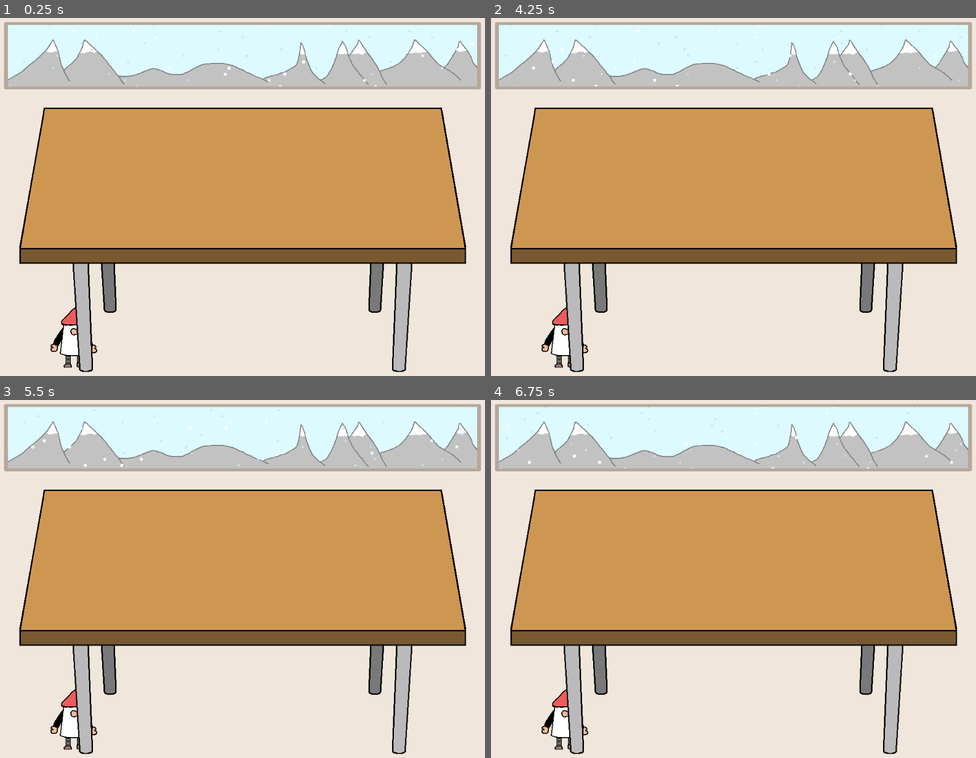
Above: before the commit, frames 1-4 (two rows, left to right).
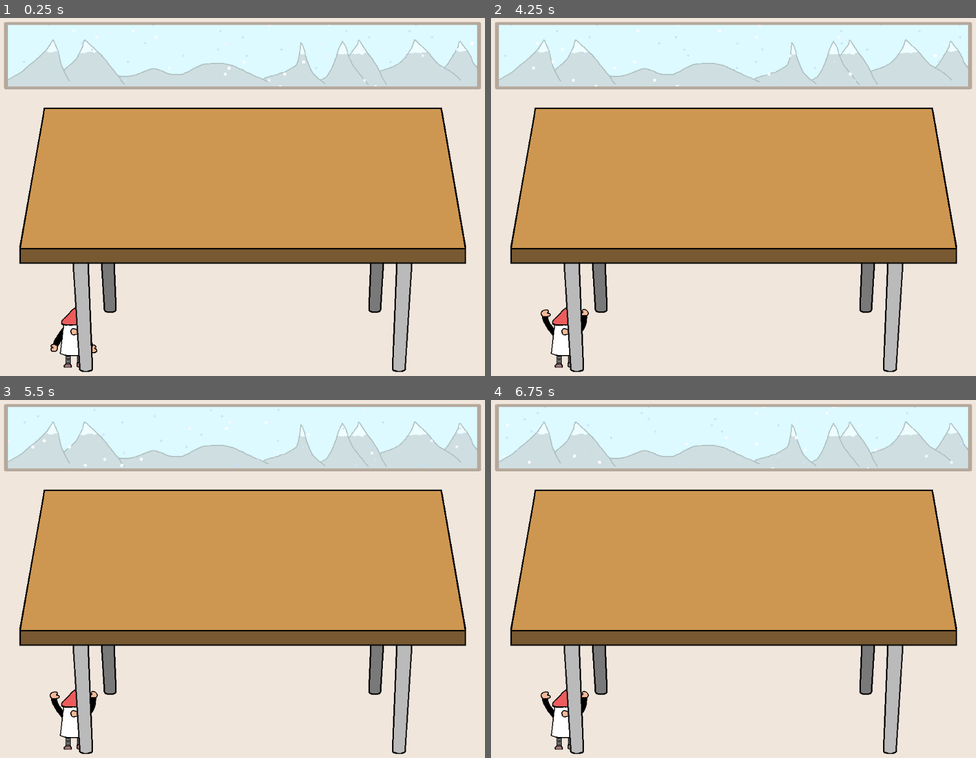
Above: after the commit, the same moments.

Repository: sterco-raro/cozy-winter-jam-2025
Game: Godot game, scene res://Scenes/main.tscn
The game is run twice, just before and just after one commit, with the same random seed, the same clock (stepped at 60 frames per second) and the same inputs.
Inputs (mouse positions are in pixels of both pictures, inside the frame that each line leads up to):
- Up to frame 1 (0.25 s): no input
- Up to frame 2 (4.25 s): tap Enter at 0.5 s; move the mouse to (840, 179) at 0.52 s; click (840, 179) at 0.67 s; move the mouse to (636, 214) at 1.27 s; click (636, 214) at 1.42 s; move the mouse to (782, 114) at 2.02 s; click (782, 114) at 2.17 s; move the mouse to (709, 272) at 2.77 s; click (709, 272) at 2.92 s; move the mouse to (879, 250) at 3.52 s; click (879, 250) at 3.67 s; tap R (reset) at 4.15 s
- Up to frame 3 (5.5 s): move the mouse to (97, 525) at 4.27 s; click (97, 525) at 4.42 s; move the mouse to (266, 579) at 5.02 s; click (266, 579) at 5.17 s
- Up to frame 4 (6.75 s): move the mouse to (660, 485) at 5.77 s; click (660, 485) at 5.92 s; move the mouse to (840, 561) at 6.52 s; click (840, 561) at 6.67 s

The runs differ from the first frame. In frame 1, 6.1% of the frame differs, in the area x 1-99%, y 6-20%; in frame 2, 6.3%, in the area x 1-99%, y 6-94%; in frame 3, 6.3%; in frame 4, 6.3%.

Commit message:
Day 2: add Interactable class, working towards a fully functional skeleton

Diff:
--- a/Autoloads/event_bus.gd
+++ b/Autoloads/event_bus.gd
@@ -1,6 +1,6 @@
 extends Node
 
 #region DATA SIGNALS
-# Task id, name and chilling value
-signal task_complete(id: int, name: String, value: int)
+signal task_start(id: int, title: String)
+signal task_end(id: int, title: String)
 #endregion
--- /dev/null
+++ b/Scenes/gnome.gd
@@ -0,0 +1,34 @@
+class_name MagicGnome extends Node2D
+
+#region ONREADY
+@onready
+var _sprite_idle: Sprite2D = $SpriteIdle
+@onready
+var _sprite_magic: Sprite2D = $SpriteMagic
+@onready
+var _timer: Timer  = $MagicTimer
+@onready
+var _sounds: AudioStreamPlayer = $MagicSFX
+#endregion
+
+signal magic_start()
+signal magic_end()
+
+func _ready() -> void:
+	magic_start.connect(_on_magic_start)
+
+func toggle_sprite() -> void:
+	_sprite_idle.visible = not _sprite_idle.visible
+	_sprite_magic.visible = not _sprite_magic.visible
+
+func _on_magic_start():
+	toggle_sprite()
+	# Do magic stuff
+	_timer.start()
+	_sounds.play()
+
+func _on_magic_timer_timeout() -> void:
+	toggle_sprite()
+	if _sounds.playing:
+		_sounds.stop()
+	magic_end.emit()
--- /dev/null
+++ b/Scenes/interactable.gd
@@ -0,0 +1,65 @@
+class_name Interactable extends Node2D
+
+# Identity
+@export
+var id: int
+@export
+var title: String
+
+# Status
+var _active: bool = false
+var _action_complete: bool = false
+
+#region ONREADY PROPS
+
+# Sprites
+@onready
+var _sprite_broken: Sprite2D = $SpriteBroken
+@onready
+var _sprite_fixed: Sprite2D = $SpriteFixed
+
+# VFX/SFX
+@onready
+var _sounds: AudioStreamPlayer = $TidyUpSFX
+@onready
+var _particles: GPUParticles2D = $DustClouds
+@onready
+var _timer: Timer = $Timer
+@onready
+var _progress: ProgressBar = $UI/ProgressBar
+#endregion
+
+func _ready() -> void:
+	_progress.min_value = 0
+	_progress.max_value = _timer.wait_time
+
+func _process(_delta: float) -> void:
+	if not _timer.paused:
+		_progress.value = _timer.wait_time - _timer.time_left
+
+func toggle_sprite() -> void:
+	_sprite_broken.visible = not _sprite_broken.visible
+	_sprite_fixed.visible = not _sprite_fixed.visible
+
+func _on_area_2d_input_event(_viewport: Node, event: InputEvent, _shape_idx: int) -> void:
+	if not _active and not _action_complete:
+		if event is InputEventMouseButton:
+			if event.button_index == MouseButton.MOUSE_BUTTON_LEFT:
+				_active = true
+				# Start task
+				_timer.start()
+				_sounds.play()
+				_particles.emitting = true
+				_progress.visible = true
+				EventBus.task_start.emit(id, title)
+
+func _on_timer_timeout() -> void:
+	# Task complete
+	_active = false
+	_action_complete = true
+	if _sounds.playing:
+		_sounds.stop()
+	_particles.emitting = false
+	_progress.visible = false
+	toggle_sprite()
+	EventBus.task_end.emit(id, title)
--- /dev/null
+++ b/Scenes/interactable.tscn
@@ -0,0 +1,104 @@
+[gd_scene load_steps=11 format=3 uid="uid://b28lmd6t4lx"]
+
+[ext_resource type="Script" path="res://Scenes/interactable.gd" id="1_f68tl"]
+[ext_resource type="AudioStream" uid="uid://dg2qcset0xm2m" path="res://Assets/Audio/wipe-and-scrub-95793.mp3" id="3_odrpe"]
+[ext_resource type="Texture2D" uid="uid://ctyqtpav0uid6" path="res://Assets/Graphics/dust-clouds.png" id="4_eyybv"]
+
+[sub_resource type="RectangleShape2D" id="RectangleShape2D_b7uwy"]
+size = Vector2(128, 128)
+
+[sub_resource type="CanvasItemMaterial" id="CanvasItemMaterial_g58pg"]
+particles_animation = true
+particles_anim_h_frames = 5
+particles_anim_v_frames = 1
+particles_anim_loop = false
+
+[sub_resource type="Gradient" id="Gradient_raicy"]
+offsets = PackedFloat32Array(0, 0.584906, 1)
+colors = PackedColorArray(1, 1, 1, 1, 1, 1, 1, 1, 1, 1, 1, 0)
+
+[sub_resource type="GradientTexture1D" id="GradientTexture1D_0xt63"]
+gradient = SubResource("Gradient_raicy")
+
+[sub_resource type="ParticleProcessMaterial" id="ParticleProcessMaterial_gxcam"]
+particle_flag_disable_z = true
+emission_shape = 3
+emission_box_extents = Vector3(50, 50, 1)
+angle_min = -90.0
+angle_max = 90.0
+direction = Vector3(1, 1, 0)
+spread = 120.0
+orbit_velocity_min = -0.5
+orbit_velocity_max = 0.5
+gravity = Vector3(0, 0, 0)
+color_ramp = SubResource("GradientTexture1D_0xt63")
+anim_speed_min = 1.0
+anim_speed_max = 1.0
+
+[sub_resource type="StyleBoxFlat" id="StyleBoxFlat_1jrpn"]
+bg_color = Color(0.6, 0.6, 0.6, 0)
+border_width_left = 1
+border_width_top = 1
+border_width_right = 1
+border_width_bottom = 1
+border_color = Color(0, 0, 0, 1)
+border_blend = true
+corner_radius_top_left = 8
+corner_radius_top_right = 8
+corner_radius_bottom_right = 8
+corner_radius_bottom_left = 8
+
+[sub_resource type="StyleBoxFlat" id="StyleBoxFlat_dbyj5"]
+bg_color = Color(0.249739, 0.798211, 0.717886, 1)
+corner_radius_top_left = 8
+corner_radius_top_right = 8
+corner_radius_bottom_right = 8
+corner_radius_bottom_left = 8
+
+[node name="Interactable" type="Node2D"]
+script = ExtResource("1_f68tl")
+
+[node name="SpriteBroken" type="Sprite2D" parent="."]
+metadata/_edit_lock_ = true
+
+[node name="SpriteFixed" type="Sprite2D" parent="."]
+visible = false
+metadata/_edit_lock_ = true
+
+[node name="Area2D" type="Area2D" parent="."]
+metadata/_edit_lock_ = true
+
+[node name="CollisionShape2D" type="CollisionShape2D" parent="Area2D"]
+shape = SubResource("RectangleShape2D_b7uwy")
+
+[node name="DustClouds" type="GPUParticles2D" parent="."]
+material = SubResource("CanvasItemMaterial_g58pg")
+emitting = false
+amount = 18
+process_material = SubResource("ParticleProcessMaterial_gxcam")
+texture = ExtResource("4_eyybv")
+fixed_fps = 60
+
+[node name="Timer" type="Timer" parent="."]
+wait_time = 5.0
+one_shot = true
+
+[node name="TidyUpSFX" type="AudioStreamPlayer" parent="."]
+stream = ExtResource("3_odrpe")
+
+[node name="UI" type="CanvasLayer" parent="."]
+follow_viewport_enabled = true
+
+[node name="ProgressBar" type="ProgressBar" parent="UI"]
+visible = false
+custom_minimum_size = Vector2(128, 10)
+offset_left = -64.0
+offset_top = 64.0
+offset_right = 64.0
+offset_bottom = 74.0
+theme_override_styles/background = SubResource("StyleBoxFlat_1jrpn")
+theme_override_styles/fill = SubResource("StyleBoxFlat_dbyj5")
+show_percentage = false
+
+[connection signal="input_event" from="Area2D" to="." method="_on_area_2d_input_event"]
+[connection signal="timeout" from="Timer" to="." method="_on_timer_timeout"]
--- a/Scenes/main.gd
+++ b/Scenes/main.gd
@@ -1,10 +1,24 @@
 extends Node2D
 
-#region ONREADY PROPS
+#region PROPS
+var action_in_progress: bool = false
+#endregion
+
+#region ONREADY
+@onready
+var gnome: MagicGnome = $Gnome
+#endregion
+
+#region DATA
+const up_left: Vector2 = Vector2(-380, -140)
+const up_right: Vector2 = Vector2(380, -140)
+const bot_left: Vector2 = Vector2(-400, 80)
+const bot_right: Vector2 = Vector2(400, 80)
 #endregion
 
 func _ready() -> void:
-	pass
+	EventBus.task_start.connect(_on_task_start)
+	EventBus.task_end.connect(_on_task_end)
 
 func _process(_delta: float) -> void:
 	# Close the game
@@ -17,3 +31,17 @@
 
 func reset() -> void:
 	print_debug("RESET")
+	gnome.magic_start.emit()
+
+func _on_task_start(id: int, title: String) -> void:
+	action_in_progress = true
+	# TODO add exclamation mark above gnome's head
+
+func _on_task_end(id: int, title: String) -> void:
+	action_in_progress = false
+	# TODO remove exclamation mark above gnome's head
+	# TODO choose decoration and activate popup vfx and sfx
+	gnome.magic_start.emit()
+
+func _on_gnome_magic_end() -> void:
+	pass # Replace with function body.
--- a/Scenes/main.tscn
+++ b/Scenes/main.tscn
@@ -6,8 +6,10 @@
 [ext_resource type="Texture2D" uid="uid://0pnl5ch08k8r" path="res://Assets/Graphics/desk.png" id="3_pffxn"]
 [ext_resource type="Texture2D" uid="uid://mr870308wmop" path="res://Assets/Graphics/window.png" id="4_lx7sw"]
 [ext_resource type="Texture2D" uid="uid://74broqd2mgrp" path="res://Assets/Graphics/gnome-idle.png" id="5_8xajt"]
+[ext_resource type="Script" path="res://Scenes/gnome.gd" id="5_sdo1f"]
 [ext_resource type="Texture2D" uid="uid://rd5usoaww6po" path="res://Assets/Graphics/gnome-magic.png" id="6_puo3o"]
 [ext_resource type="AudioStream" uid="uid://dup6l4pcclh4l" path="res://Assets/Audio/wind-during-snow-storm-2-17562.mp3" id="6_ufcmc"]
+[ext_resource type="AudioStream" uid="uid://dcwkxtketskvh" path="res://Assets/Audio/christmas-bells-04-279696.mp3" id="8_grmal"]
 
 [sub_resource type="ShaderMaterial" id="ShaderMaterial_qmqem"]
 shader = ExtResource("3_lx0so")
@@ -44,6 +46,7 @@
 
 [node name="Gnome" type="Node2D" parent="."]
 position = Vector2(-350, 291)
+script = ExtResource("5_sdo1f")
 
 [node name="SpriteIdle" type="Sprite2D" parent="Gnome"]
 texture = ExtResource("5_8xajt")
@@ -53,6 +56,13 @@
 visible = false
 texture = ExtResource("6_puo3o")
 metadata/_edit_lock_ = true
+
+[node name="MagicTimer" type="Timer" parent="Gnome"]
+wait_time = 4.0
+one_shot = true
+
+[node name="MagicSFX" type="AudioStreamPlayer" parent="Gnome"]
+stream = ExtResource("8_grmal")
 
 [node name="Desk" type="Node2D" parent="."]
 position = Vector2(0, -20)
@@ -74,3 +84,6 @@
 stream = ExtResource("6_ufcmc")
 volume_db = 3.0
 autoplay = true
+
+[connection signal="magic_end" from="Gnome" to="." method="_on_gnome_magic_end"]
+[connection signal="timeout" from="Gnome/MagicTimer" to="Gnome" method="_on_magic_timer_timeout"]
Not shown, added: Assets/Audio/christmas-bells-04-279696.mp3.import
Not shown, added: Assets/Audio/wipe-and-scrub-95793.mp3.import
Binary file added: Assets/Graphics/dust-clouds.png
Not shown, added: Assets/Graphics/dust-clouds.png.import
Binary file changed: Assets/Graphics/window.png
Not shown: 1 places in Scenes/main.tscn that only renumber resources
Not shown, added: Assets/Audio/christmas-bells-04-279696.mp3
Not shown, added: Assets/Audio/wipe-and-scrub-95793.mp3
Not shown, changed: README.md
